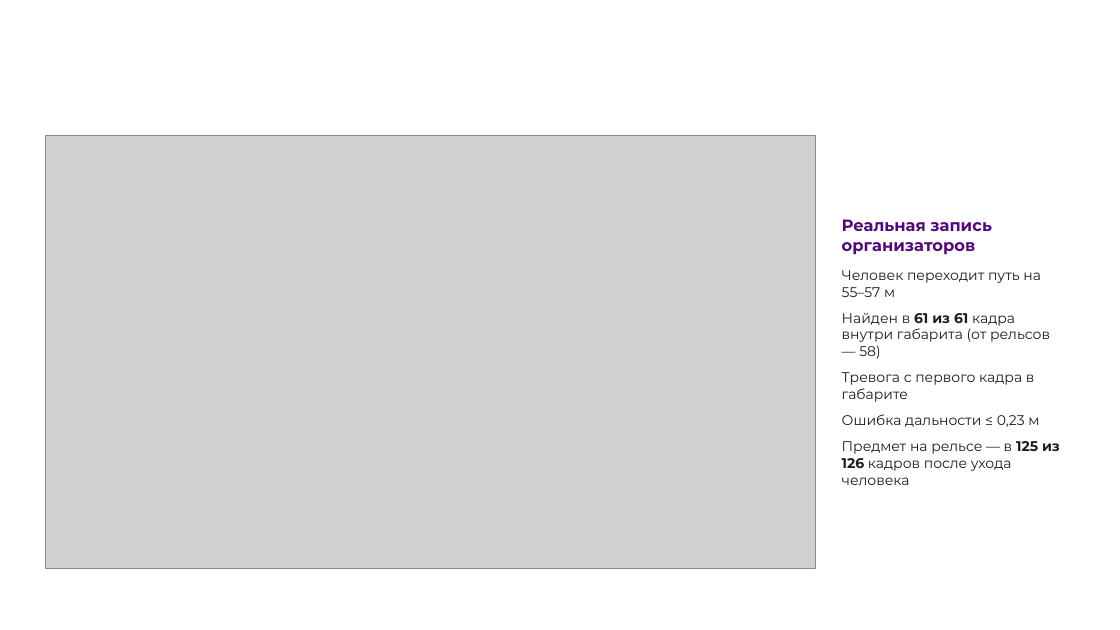
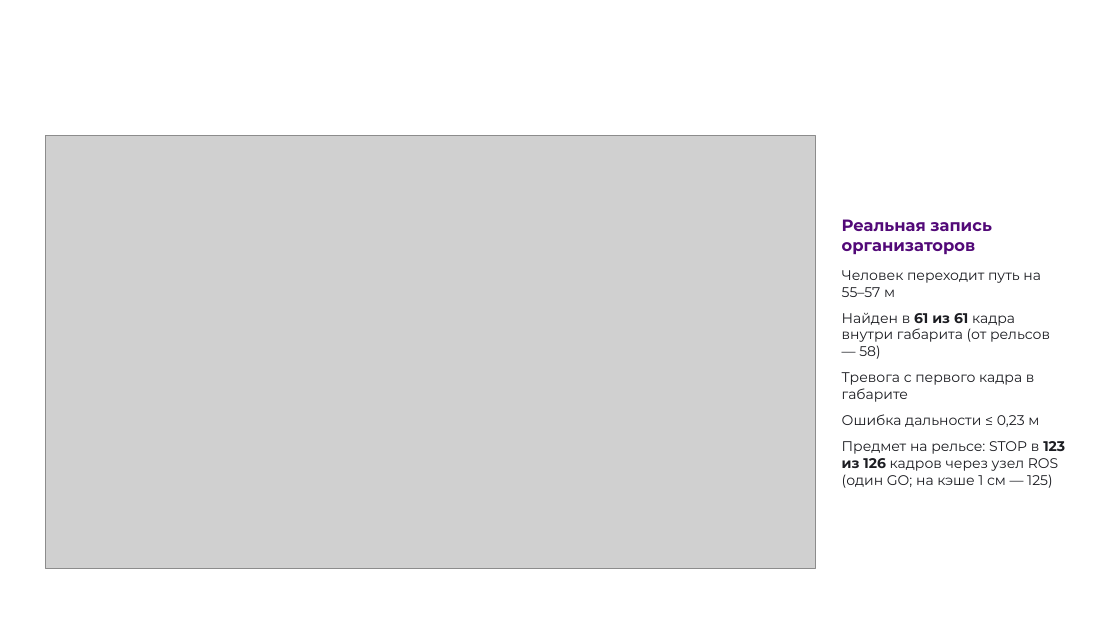
Before and after one commit to pmixay/ReSense, a slide deck: slide 9 of docs/presentation/ReSense_LCT2026.pptx. Drawn at 1120x630 pixels with LibreOffice and Linux fonts; fonts in the diff are those of the drawing; grey boxes stand for pictures; background and template pictures are left out. Boxes give left, top, right and bottom in pixels: in the first picture for what was removed or moved away, otherwise in the second. Text is boxed around its words. In the diff, an @@ line names an element or a change of style, - is before the commit and + after.

```diff
--- a/docs/presentation/ReSense_LCT2026.pptx
+++ b/docs/presentation/ReSense_LCT2026.pptx
@@ text at [842, 441, 1065, 488]: text changed @@
-Предмет на рельсе — в 125 из 126 кадров после ухода человека
+Предмет на рельсе: STOP в 123 из 126 кадров через узел ROS (один GO; на кэше 1 см — 125)
```
Also in this commit, not shown: 8 other slides changed, 6 other files.
